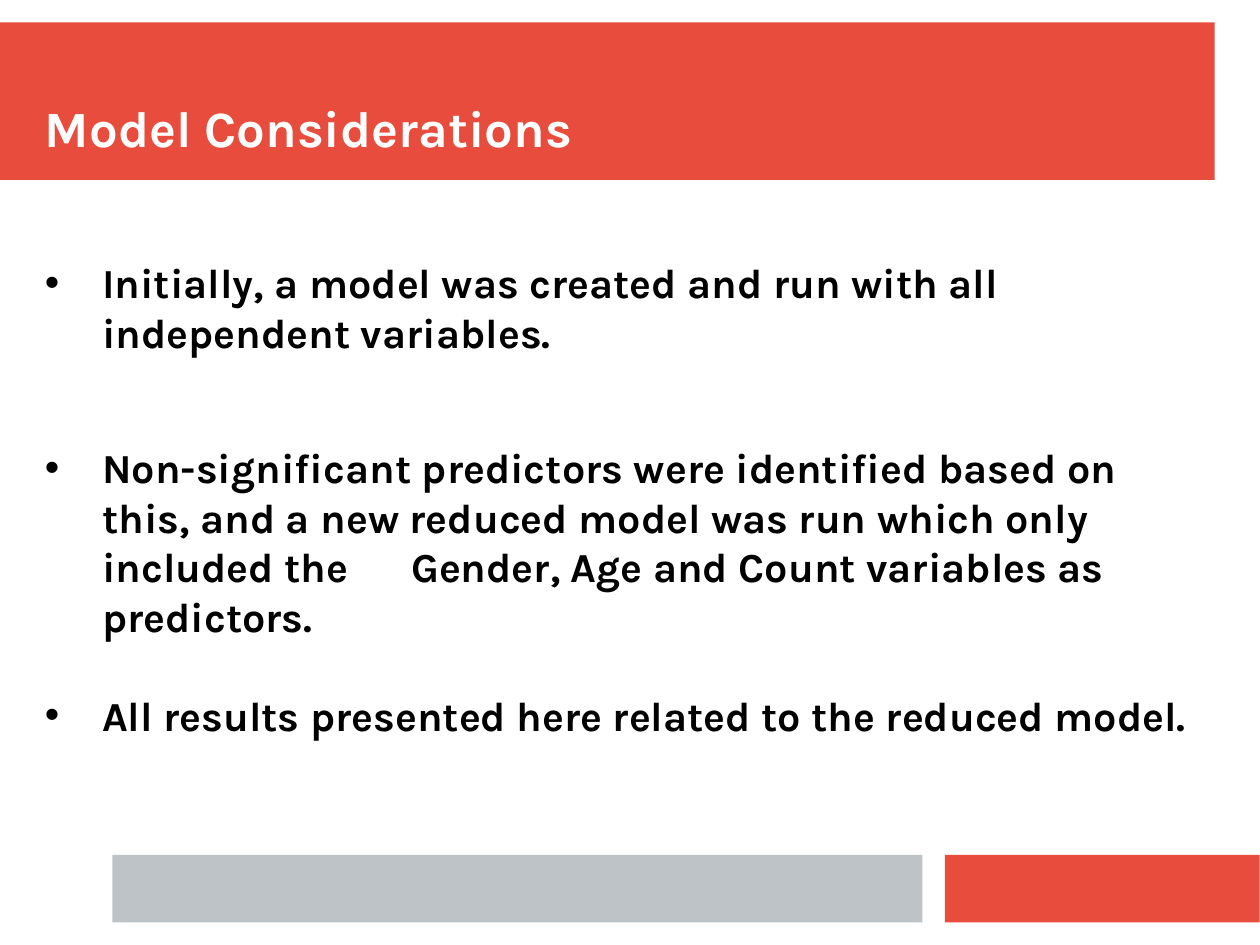
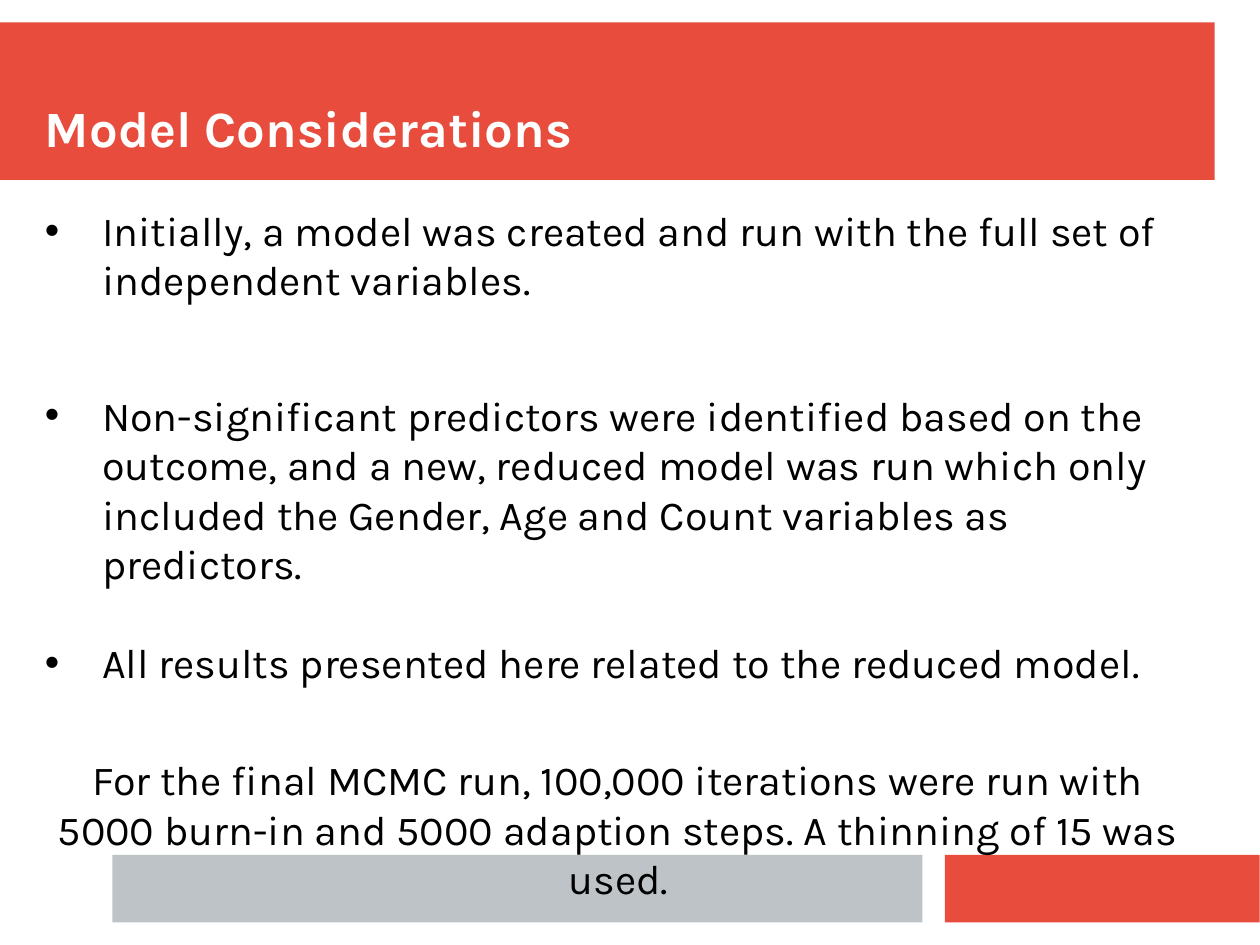
Before and after one commit to tim-kirkbride/BayesianAssignment, a slide deck: slide 10 of Presentation.pptx. Drawn at 1260x945 pixels with LibreOffice and Linux fonts; fonts in the diff are those of the drawing. Boxes give left, top, right and bottom in pixels: in the first picture for what was removed or moved away, otherwise in the second. Text is boxed around its words. In the diff, an @@ line names an element or a change of style, - is before the commit and + after.

```diff
--- a/Presentation.pptx
+++ b/Presentation.pptx
@@ text "Initially, a model was created ...": place and size @@
-text "Initially, a model was created ..." at (102,268,1186,741)
+text "Initially, a model was created ..." at (58,217,1155,856)
@@ text at (102,217,1155,589): text changed; bold off @@
-• Initially, a model was created and run with all independent variables.
-• Non-significant predictors were identified based on this, and a new reduced model was run which only included the Gender, Age and Count variables as predictors.
+• Initially, a model was created and run with the full set of independent variables.
+• Non-significant predictors were identified based on the outcome, and a new, reduced model was run which only included the Gender, Age and Count variables as predictors.
@@ text at (102,650,1140,688): bold off in "All results presented here related to the ..." @@
@@ text at (58,766,1143,856): paragraph added @@
+For the final MCMC run, 100,000 iterations were run with 5000 burn-in and 5000 adaption steps. A thinning of 15 was used.
```
Also in this commit, not shown: 5 other slides changed, 1 slide added, 1 slide removed.
